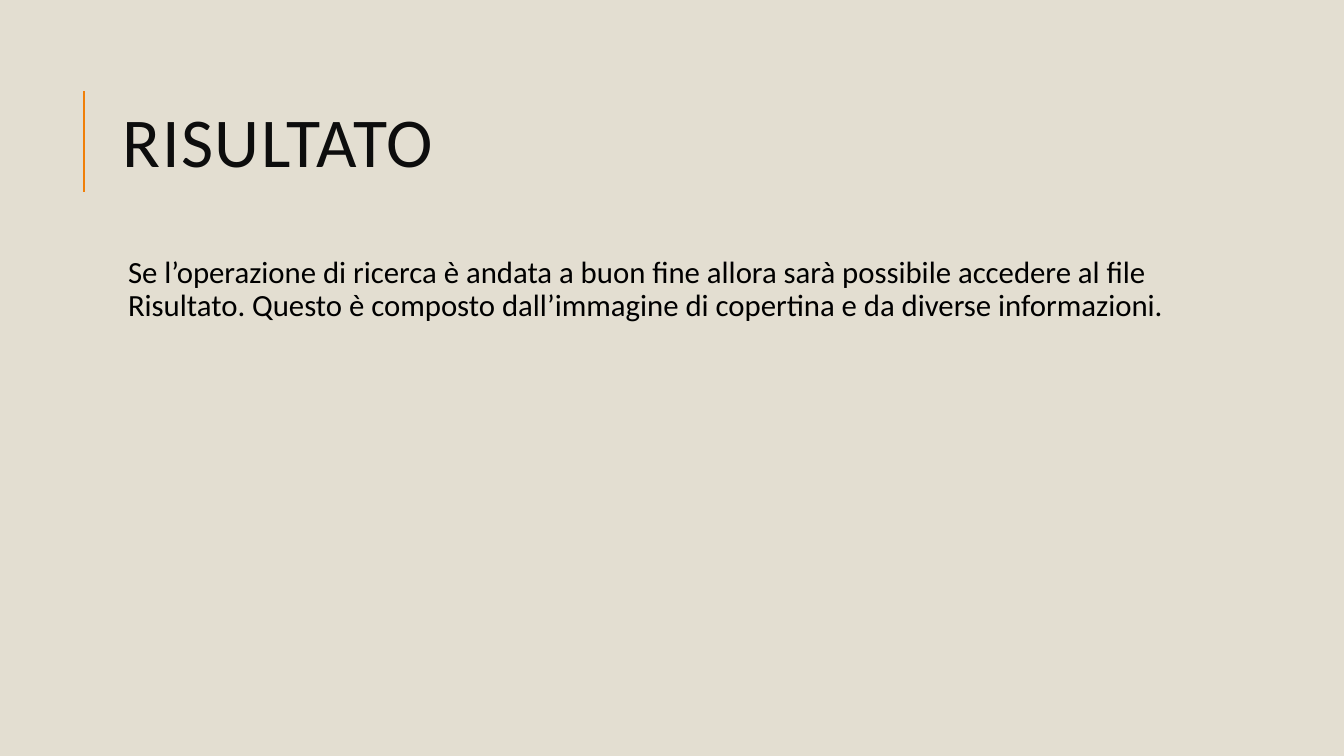
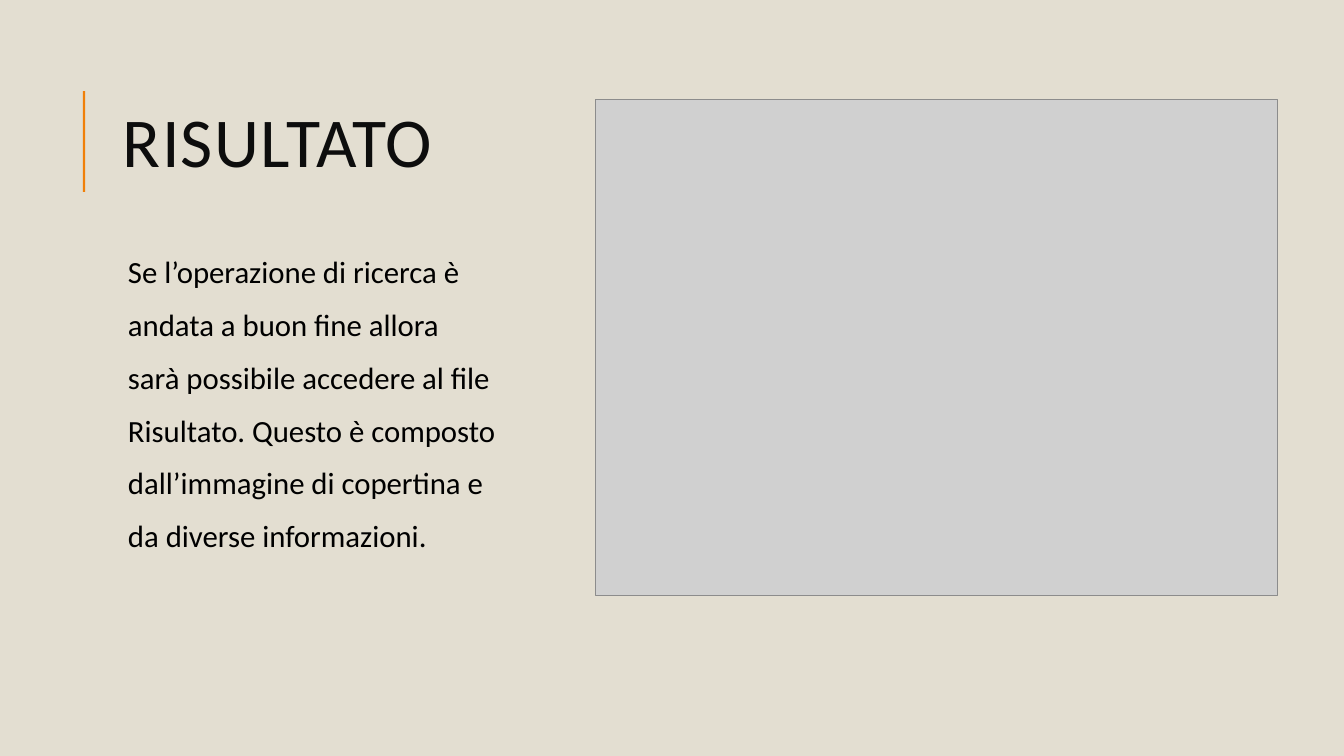
Before and after one commit to akaton97/progetto-RC, a slide deck: slide 6 of Presentazione MovieKraken.pptx (slide 7 before the commit). Drawn at 1344x756 pixels with LibreOffice and Linux fonts; fonts in the diff are those of the drawing; grey boxes stand for pictures. Boxes give left, top, right and bottom in pixels: in the first picture for what was removed or moved away, otherwise in the second. Text is boxed around its words. In the diff, an @@ line names an element or a change of style, - is before the commit and + after.

Commit message:
Presentazione

```diff
--- a/Presentazione MovieKraken.pptx
+++ b/Presentazione MovieKraken.pptx
@@ text "RISULTATO" at [123, 121, 433, 168]: letter spacing 1 to 0.9 pt @@
@@ picture added at [596, 99, 1278, 595] @@
@@ text at [128, 261, 495, 548]: text changed @@
-  Se l’operazione di ricerca è andata a buon fine allora sarà possibile accedere al file Risultato. Questo è composto dall’immagine di copertina e da diverse informazioni.
+  Se l’operazione di ricerca è
+  andata a buon fine allora
+  sarà possibile accedere al file
+  Risultato. Questo è composto
+  dall’immagine di copertina e
+  da diverse informazioni.
```
Also in this commit, not shown: 5 other slides changed, 1 slide added, 4 slides removed, 2 other files.
